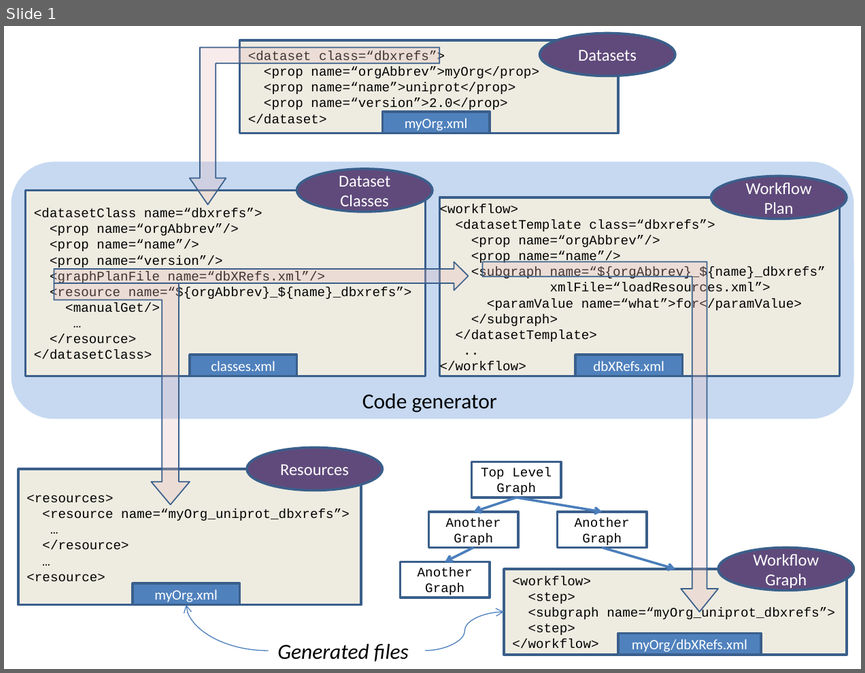
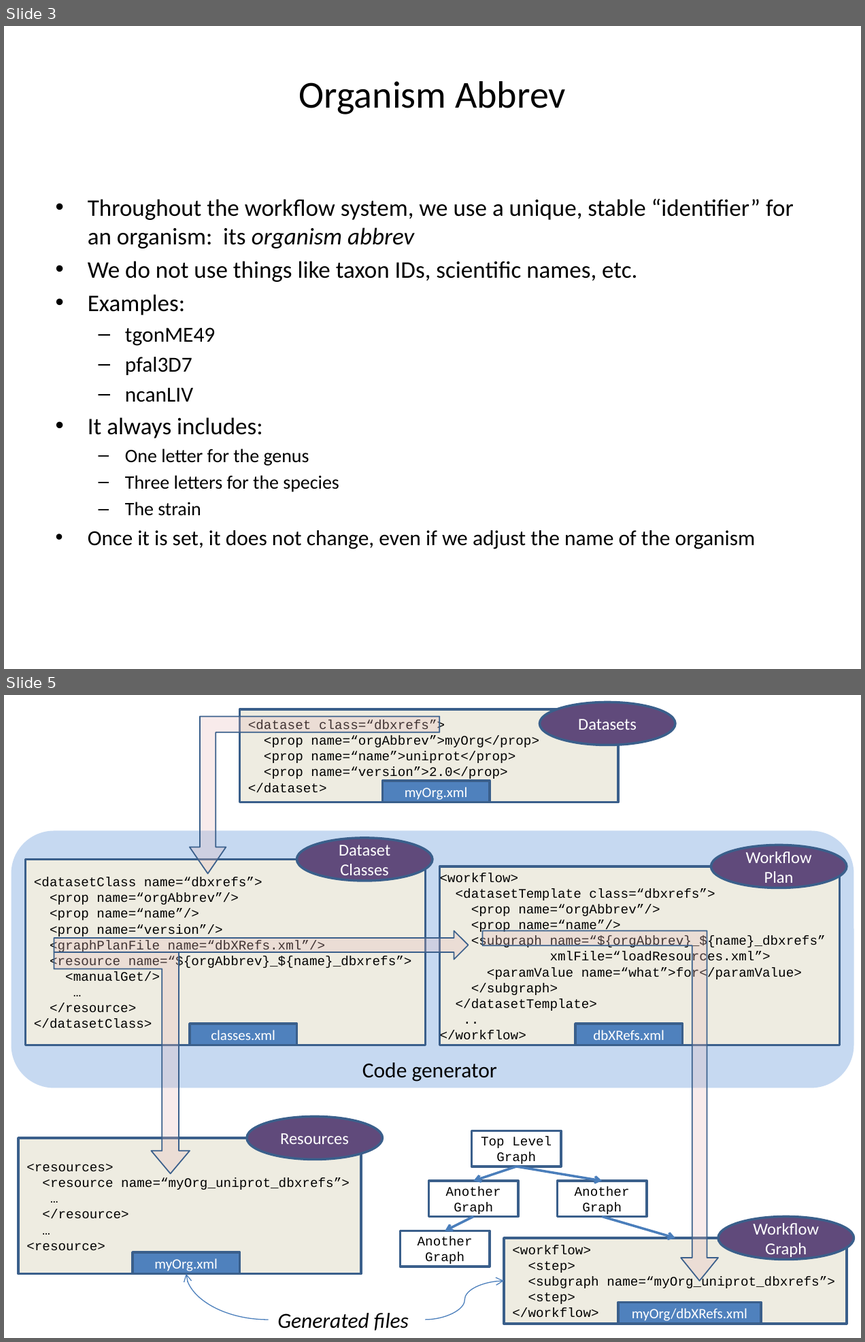
Before and after one commit to VEuPathDB/ReFlow, a slide deck: Dataset/doc/Overview.pptx. Shown one above the other, each under a label of ours: slide 1 before the commit, slides 3 and 5 after it; the slides between them are not shown. The pictures are 865x673 and 865x1342 pixels, drawn with LibreOffice and Linux fonts; fonts in the diff are those of the drawing. Boxes give left, top, right and bottom in pixels: in the first picture for what was removed or moved away, otherwise in the second. Text is boxed around its words. In the diff, an @@ line names an element or a change of style, - is before the commit and + after.

```diff
--- a/Dataset/doc/Overview.pptx
+++ b/Dataset/doc/Overview.pptx
@@ slide 3 added at [4, 26, 861, 669], background #FFFFFF @@
@@ title added at [299, 81, 566, 114], 32 pt, text #000000 @@
+Organism Abbrev
@@ text added at [88, 199, 793, 549], 20 pt, text #000000 @@
+• Throughout the workflow system, we use a unique, stable “identifier” for an organism: its organism abbrev
+• We do not use things like taxon IDs, scientific names, etc.
+• Examples:
+  – tgonME49
+  – pfal3D7
+  – ncanLIV
+• It always includes:
+  – One letter for the genus
+  – Three letters for the species
+  – The strain
+• Once it is set, it does not change, even if we adjust the name of the organism
@@ what was slide 1 is now slide 5 @@
```
Also in this commit, not shown: 1 slide changed, 6 other slides added.
